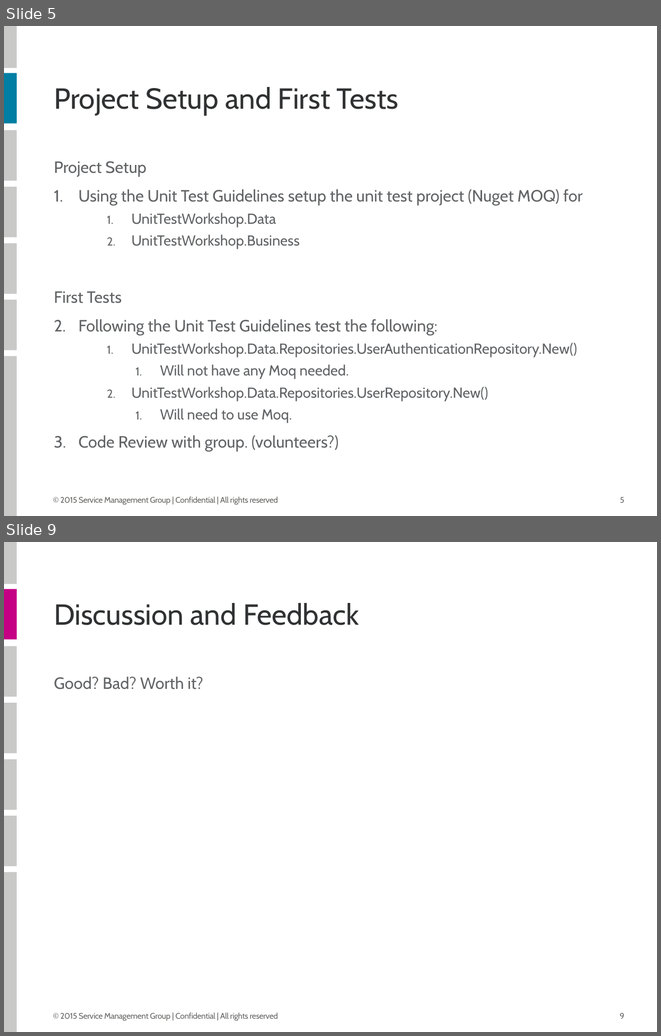
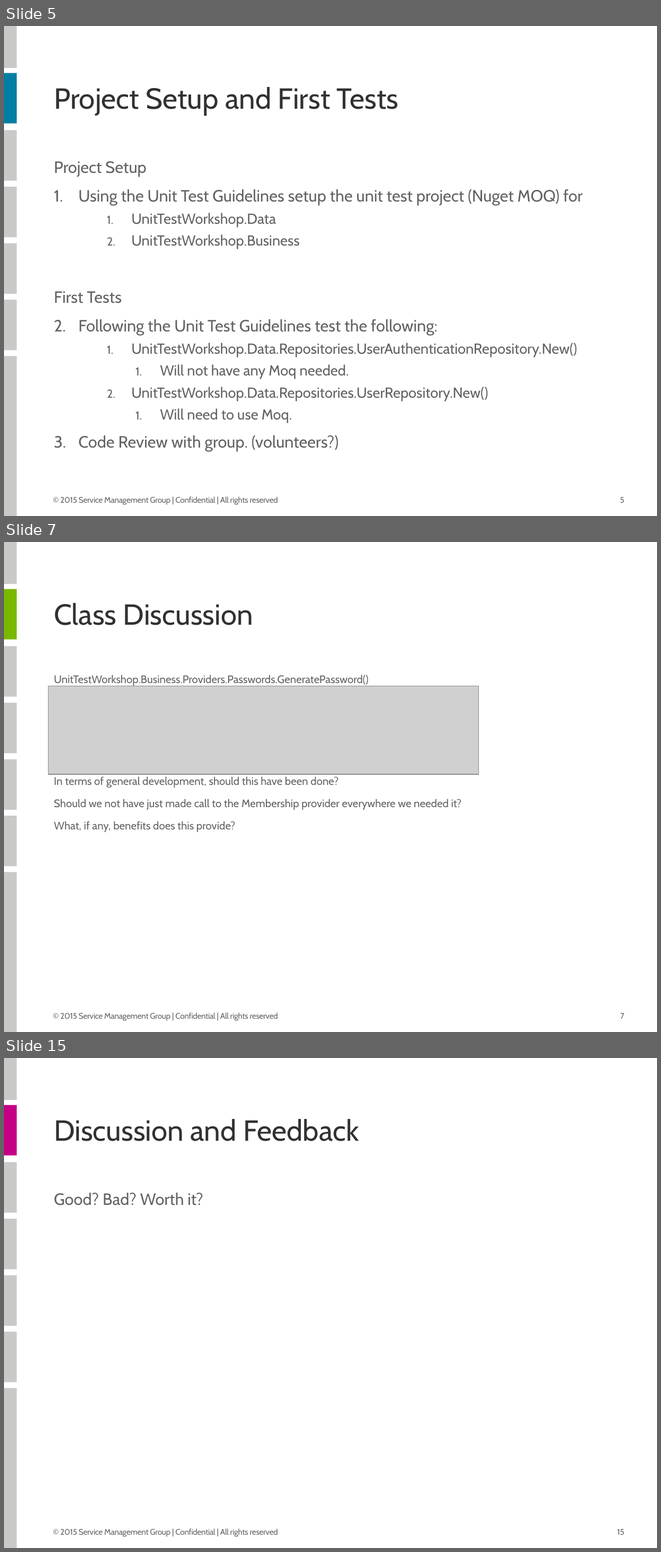
Before and after one commit to taeatonDev/UnitTestTraining, a slide deck: Unit Test Course Outline.pptx. Shown one above the other, each under a label of ours: slides 5 and 9 before the commit, slides 5, 7 and 15 after it; the slides between them are not shown. The pictures are 661x1036 and 661x1552 pixels, drawn with LibreOffice and Linux fonts; fonts in the diff are those of the drawing; grey boxes stand for pictures. Boxes give left, top, right and bottom in pixels: in the first picture for what was removed or moved away, otherwise in the second. Text is boxed around its words. In the diff, an @@ line names an element or a change of style, - is before the commit and + after.

```diff
--- a/Unit Test Course Outline.pptx
+++ b/Unit Test Course Outline.pptx
@@ slide 7 added at [4, 542, 657, 1032], background #FFFFFF; not listed: 8 template elements that a slide beside it also shows @@
@@ rectangle added at [4, 589, 17, 640], fill #7AB800 @@
@@ title added at [54, 603, 253, 625], 32 pt, text #303132 @@
+Class Discussion
@@ text added at [54, 674, 369, 686], 12 pt, text #616365 @@
+UnitTestWorkshop.Business.Providers.Passwords.GeneratePassword()
@@ picture added at [49, 686, 479, 774] @@
@@ text added at [54, 776, 462, 832], 12 pt, text #616365 @@
+In terms of general development, should this have been done?
+Should we not have just made call to the Membership provider everywhere we needed it?
+What, if any, benefits does this provide?
@@ what was slide 9 is now slide 15 @@
@@ page number at [617, 1529, 624, 1534]: text changed @@
-9
+15
```
Also in this commit, not shown: 4 slides changed, 5 other slides added.
